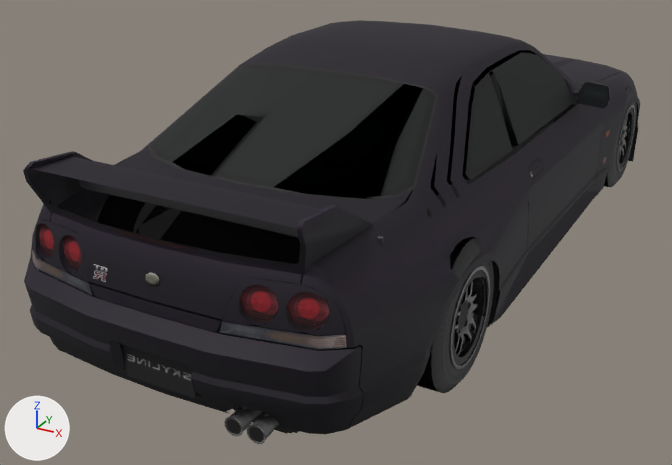
The glTF model dealership/public/gran-turismo-4/previews/niss0069.glb: old version first, new version second.
Both versions are drawn from a camera (50 mm lens) standing at (2.02, -4.57, 2.18) and looking at (-0.28, -0.38, 0.08). Arrows for +X, +Y and +Z are at lower left; the lights stay in place. The picture after the commit comes second. Vertices at exactly the same position are counted once.

The first picture shows 'body', 'tire_front_left', 'tire_front_right', 'tire_rear_left', 'wheel_front_left' and 1 more.
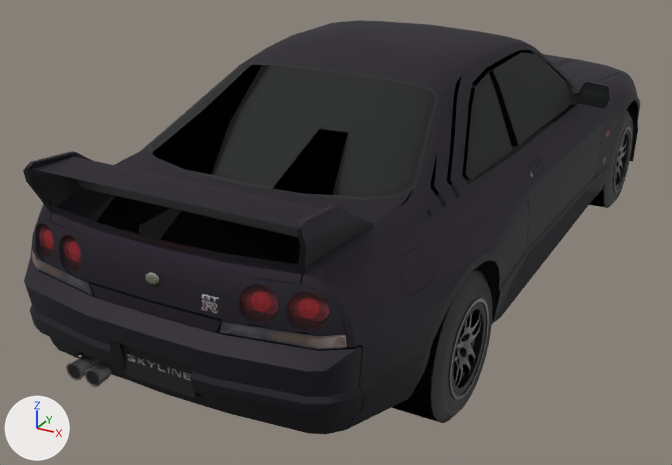
Boxes [x1, y1, x2, y2] around the edits, measured in the pictures (672 x 465 px; the box of a moved part takes in the faces that stretch with it):
'body', reshaped: before [23, 20, 640, 444]; after [23, 20, 640, 434]
'tire_rear_right', moved, rescaled (not visible before): after [391, 270, 493, 423]
'tire_front_right', moved, rescaled: before [97, 195, 156, 237]; after [589, 109, 633, 208]
'wheel_rear_right', moved, rescaled (not visible before): after [449, 298, 489, 400]
'wheel_front_right', moved, rescaled (not visible before): after [613, 127, 632, 193]
part 1 of me_body, moved or reshaped (not visible afterwards): before [458, 300, 478, 353]
part 2 of me_body, moved or reshaped (not visible afterwards): before [472, 277, 487, 316]
part 3 of me_body, moved or reshaped: [75, 51, 640, 432] in both
part 4 of me_body, moved or reshaped: before [23, 74, 632, 444]; after [23, 53, 615, 398]

What the commit changed:
me_body is used by ob_body; location (0.0, 0.0, 0.0).
me_body had 2267 vertices, 3232 faces and spanned x -0.97..0.97, y -2.33..2.34, z 0.04..1.2.
me_body now has 2267 vertices, 3232 faces and spans x -0.97..0.97, y -2.33..2.34, z 0.03..1.2.
me_body part 1: the loose piece of 48 vertices spanning x 0.85..0.87, y -1.52..-1.2, z 0.17..0.48 is mirrored in x about its middle, then moved by (-0.2, 2.72, -0.15).
me_body part 2: the loose piece of 32 vertices spanning x 0.84..0.89, y -1.28..-1.18, z 0.26..0.47 is mirrored in x about its middle, then moved by (-0.21, 2.72, -0.15).
me_body part 3: the loose piece of 843 vertices spanning x -0.9..0.9, y -2.33..2.34, z 0.04..1.2 is mirrored in x about its middle.
me_body part 4: 659 of 2267 vertices moved; they spanned x -0.97..0.97, y -2.32..2.34, z 0.05..1.14 and now span x -0.97..0.97, y -2.32..2.34, z 0.05..1.14; mean shift (-0.03, -0.34, -0.02); largest move (-0.88, 1.48, 0.45) -> (-0.65, -1.24, 0.31).
Other edits to the shape of me_body do not show in these pictures.
Object 'wheel_front_right' (ob_wheel_front_right) is rescaled from (-1.0, 1.0, 1.0) to (1.0, 1.0, 1.0).
Object 'wheel_front_right' (ob_wheel_front_right) moves from (-0.759, -1.36, 0.327) to (0.759, 1.36, 0.181).
Object 'tire_front_right' (ob_tire_front_right) is rescaled from (-1.0, 1.0, 1.0) to (1.0, 1.0, 1.0).
Object 'tire_front_right' (ob_tire_front_right) moves from (-0.759, -1.36, 0.327) to (0.759, 1.36, 0.181).
Object 'wheel_rear_right' (ob_wheel_rear_right) is rescaled from (-1.0, 1.0, 1.0) to (1.0, 1.0, 1.0).
Object 'wheel_rear_right' (ob_wheel_rear_right) moves from (-0.764, 1.36, 0.327) to (0.764, -1.36, 0.181).
Object 'tire_rear_right' (ob_tire_rear_right) is rescaled from (-1.0, 1.0, 1.0) to (1.0, 1.0, 1.0).
Object 'tire_rear_right' (ob_tire_rear_right) moves from (-0.764, 1.36, 0.327) to (0.764, -1.36, 0.181).
